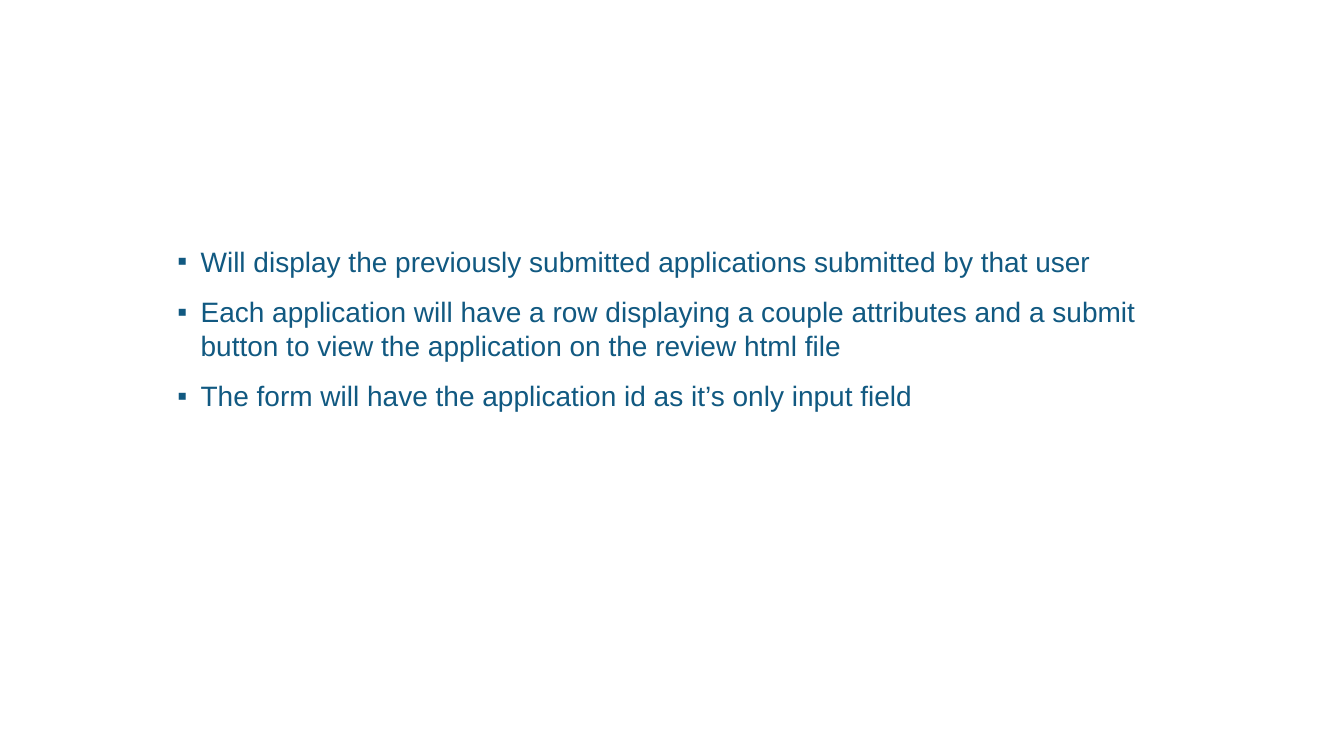
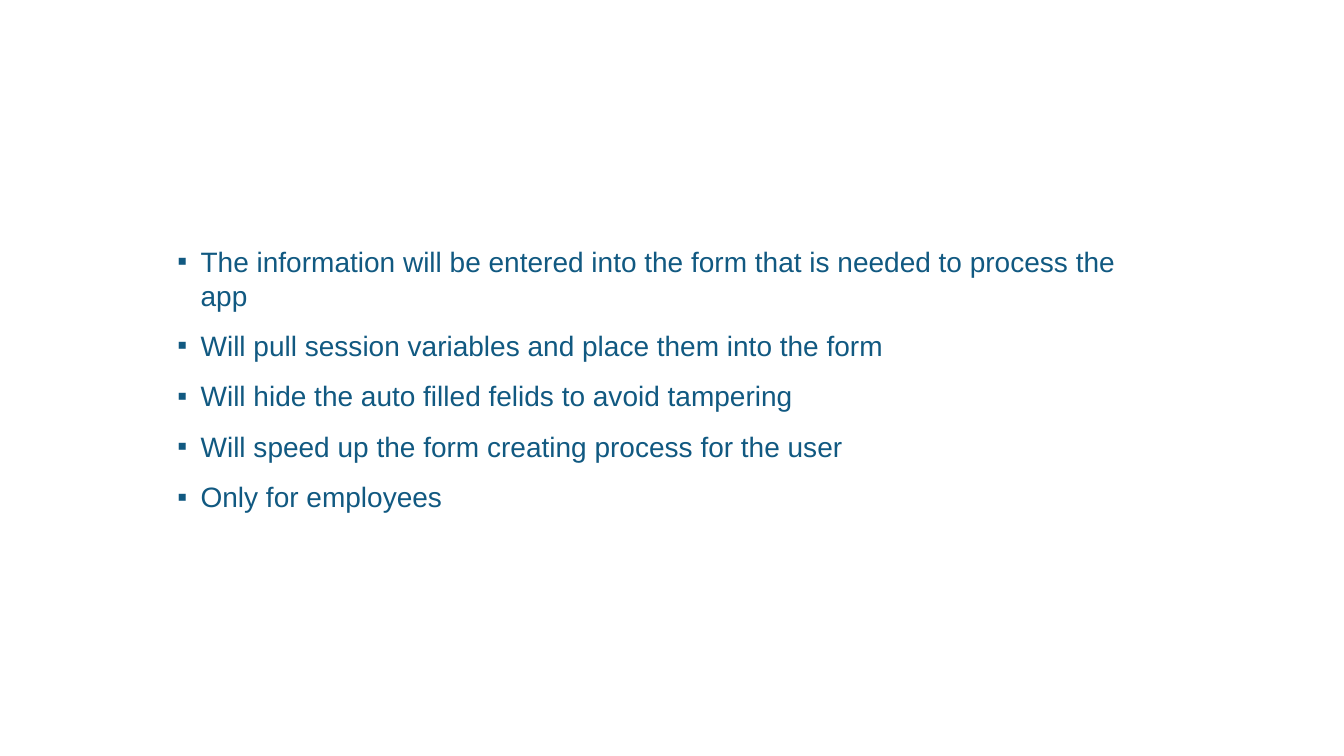
Before and after one commit to cspstapleton1/CrnichStapletonTodd, a slide deck: slide 17 of tf00001157.pptx. Drawn at 1344x756 pixels with LibreOffice and Linux fonts; fonts in the diff are those of the drawing; background and template pictures are left out. Boxes give left, top, right and bottom in pixels: in the first picture for what was removed or moved away, otherwise in the second. Text is boxed around its words. In the diff, an @@ line names an element or a change of style, - is before the commit and + after.

```diff
--- a/tf00001157.pptx
+++ b/tf00001157.pptx
@@ text at <box>201,251,1115,512</box>: text changed @@
-▪ Will display the previously submitted applications submitted by that user
-▪ Each application will have a row displaying a couple attributes and a submit button to view the application on the review html file
-▪ The form will have the application id as it’s only input field
+▪ The information will be entered into the form that is needed to process the app
+▪ Will pull session variables and place them into the form
+▪ Will hide the auto filled felids to avoid tampering
+▪ Will speed up the form creating process for the user
+▪ Only for employees
```
Also in this commit, not shown: 7 other slides changed.
